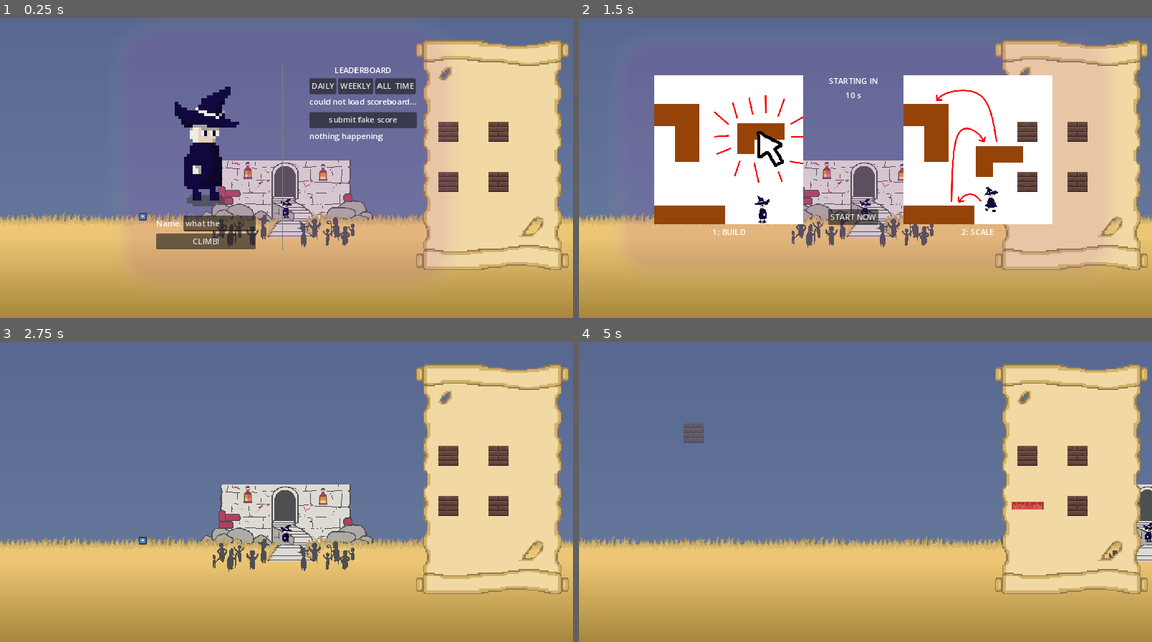
Above: before the commit, frames 1-4 (two rows, left to right).
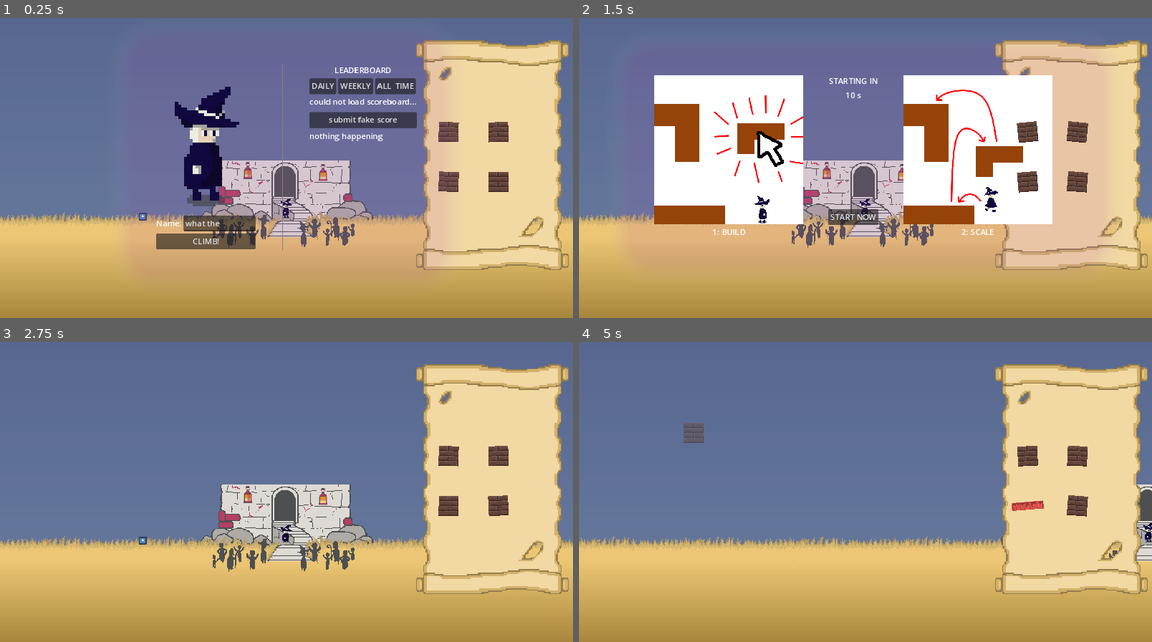
Above: after the commit, the same moments.

Repository: dicemaster5/Summon2Scale
Game: Godot game, scene res://scenes/main.tscn
Same seed, same stepped clock (60 frames per second), same inputs: the game is played once before the commit and once after it. The engine's default icon, where the game draws it, is replaced by a stand-in: a white triangle on a blue panel in a dark square.
Inputs (mouse positions are in pixels of both pictures, inside the frame that each line leads up to):
- Up to frame 1 (0.25 s): no input
- Up to frame 2 (1.5 s): drag from (1077, 183) to (722, 216) at 0.52 s; click "CLIMB!" at 1.25 s
- Up to frame 3 (2.75 s): click "START NOW" at 2 s
- Up to frame 4 (5 s): drag from (1025, 507) to (722, 540) at 2.77 s; move the mouse to (1025, 507) at 3.52 s; hold A (move_left) 3.53-4.25 s; hold Shift (run) 3.53-4.25 s; click (1025, 507) at 3.8 s; drag from (1077, 456) to (693, 432) at 4.27 s

The runs differ from the first frame. In frame 1, less than 0.1% of the frame differs, in the area x 76-89%, y 34-58%; in frame 2, 0.2%, in the area x 76-89%, y 34-59%; in frame 3, less than 0.1%; in frame 4, 0.2%.

Commit message:
add animation to block selector

Diff:
--- a/systems/draggable_block.gd
+++ b/systems/draggable_block.gd
@@ -4,8 +4,16 @@
 var movable := true
 var initial_position: int
 
+var rotate_direction = 1
+const ROTATE_JIGGLE = 0.1
+const ROTATE_SPEED = 0.1
+
 # Called when the node enters the scene tree for the first time.
 func _ready() -> void:
+	var offset_rotation = randf_range(-ROTATE_JIGGLE, ROTATE_JIGGLE)
+	global_rotation = offset_rotation
+	if offset_rotation > 0:
+		rotate_direction = -1
 	pass # Replace with function body.
 
 # Called every frame. 'delta' is the elapsed time since the previous frame.
@@ -19,6 +27,19 @@
 	else:
 		modulate.a = 1.0
 
+	# animation
+	if movable:
+		if rotate_direction == -1 and global_rotation <= rotate_direction * ROTATE_JIGGLE:
+			rotate_direction *= -1
+		elif rotate_direction == 1 and  global_rotation >= rotate_direction * ROTATE_JIGGLE:
+			rotate_direction *= -1
+		if initial_position == 0:
+			print(global_rotation)
+			print("go from", global_rotation)
+			print("to", float(rotate_direction * ROTATE_JIGGLE))
+			print("by pct", ROTATE_SPEED * _delta)
+		global_rotation += rotate_direction * _delta * ROTATE_SPEED
+
 func _input_event(viewport, event, shape_idx):
 	if event is InputEventMouseButton:
 		if event.pressed and event.is_action("left_click"):
@@ -26,7 +47,7 @@
 
 func pick_up():
 	held = true
+	movable = false
 
 func drop():
 	held = false
-	movable = false
